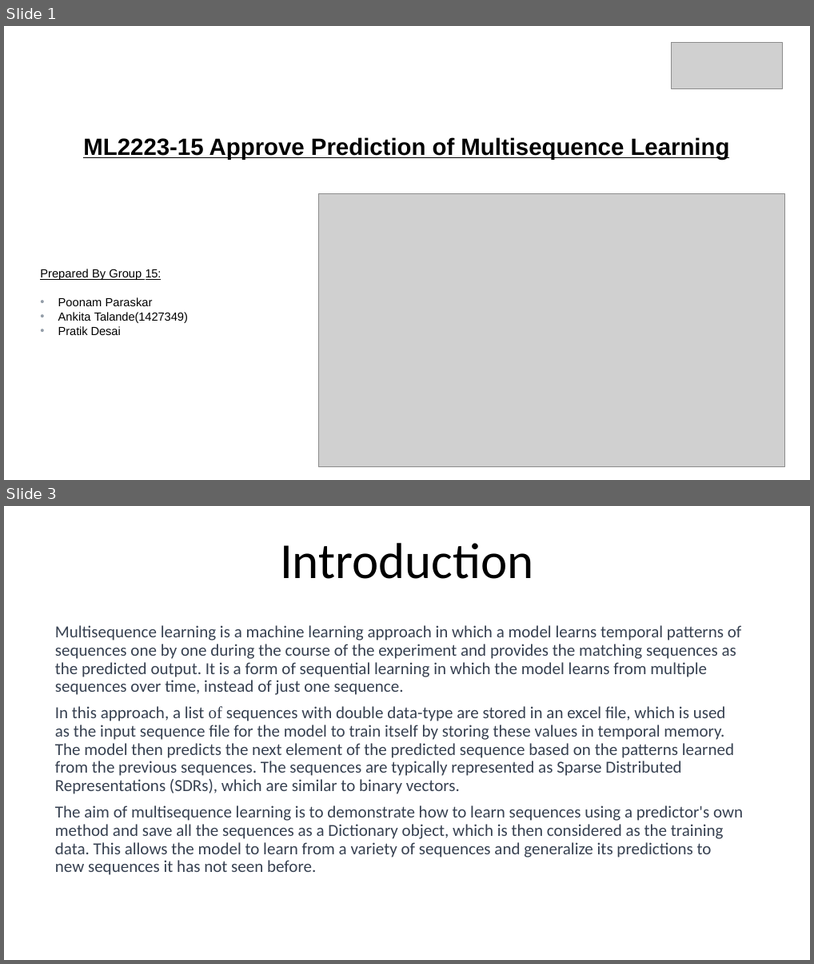
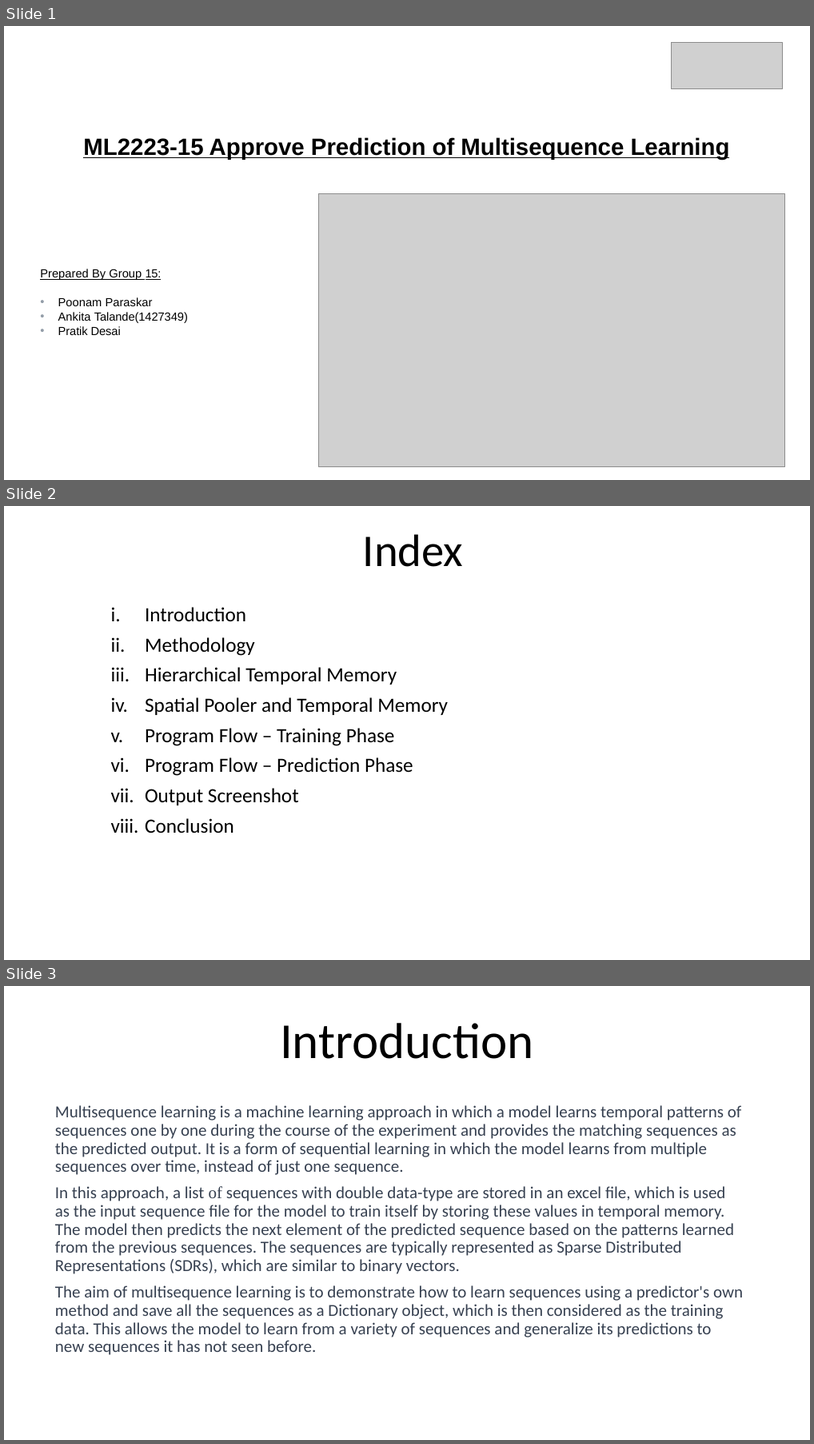
Before and after one commit to ddobric/neocortexapi, a slide deck: source/MySEProject/Documentation/ML2223_15 Approve Prediction of Multisequence Learning.pptx. Shown one above the other, each under a label of ours: slides 1 and 3 before the commit, slides 1, 2 and 3 after it; the slides between them are not shown. The pictures are 814x964 and 814x1444 pixels, drawn with LibreOffice and Linux fonts; fonts in the diff are those of the drawing; grey boxes stand for pictures. Boxes give left, top, right and bottom in pixels: in the first picture for what was removed or moved away, otherwise in the second. Text is boxed around its words. In the diff, an @@ line names an element or a change of style, - is before the commit and + after.

Commit message:
Added program flow in the ppt file

```diff
--- a/source/MySEProject/Documentation/ML2223_15 Approve Prediction of Multisequence Learning.pptx
+++ b/source/MySEProject/Documentation/ML2223_15 Approve Prediction of Multisequence Learning.pptx
@@ slide 2 added at [4,506,810,960], background #FFFFFF @@
@@ title added at [363,534,464,567], 54 pt, text #000000 @@
+Index
@@ subtitle added at [145,607,448,833], 24 pt, text #000000 @@
+i. Introduction
+ii. Methodology
+iii. Hierarchical Temporal Memory
+iv. Spatial Pooler and Temporal Memory
+v. Program Flow – Training Phase
+vi. Program Flow – Prediction Phase
+vii. Output Screenshot
+viii. Conclusion
```
Also in this commit, not shown: 1 slide changed, 2 other slides added, 2 slides removed.
